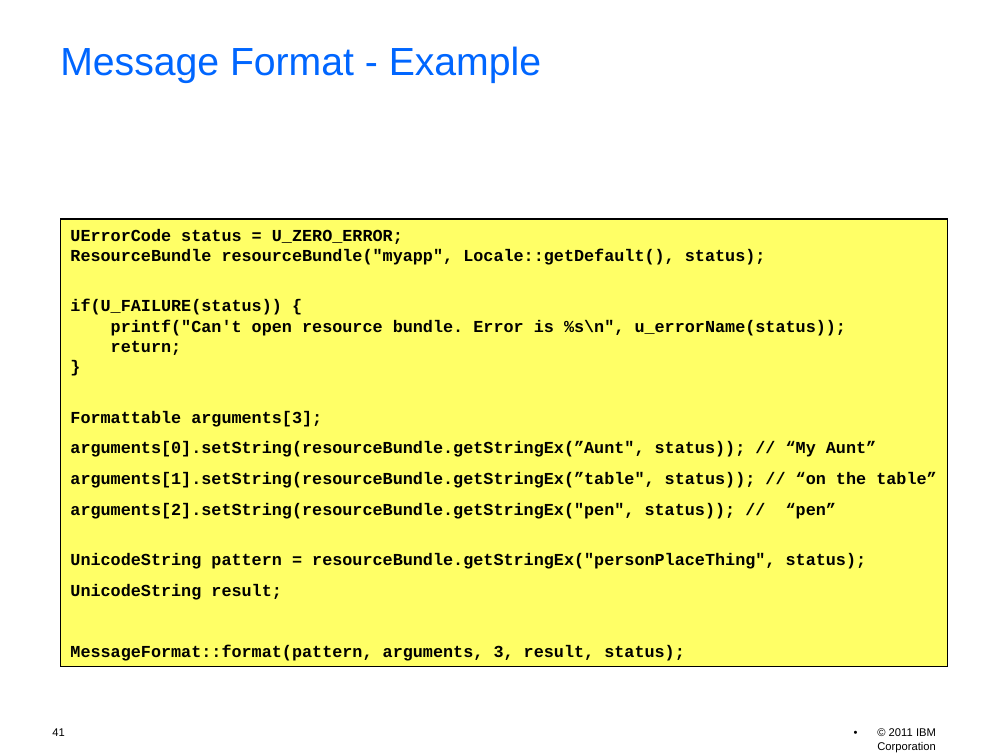
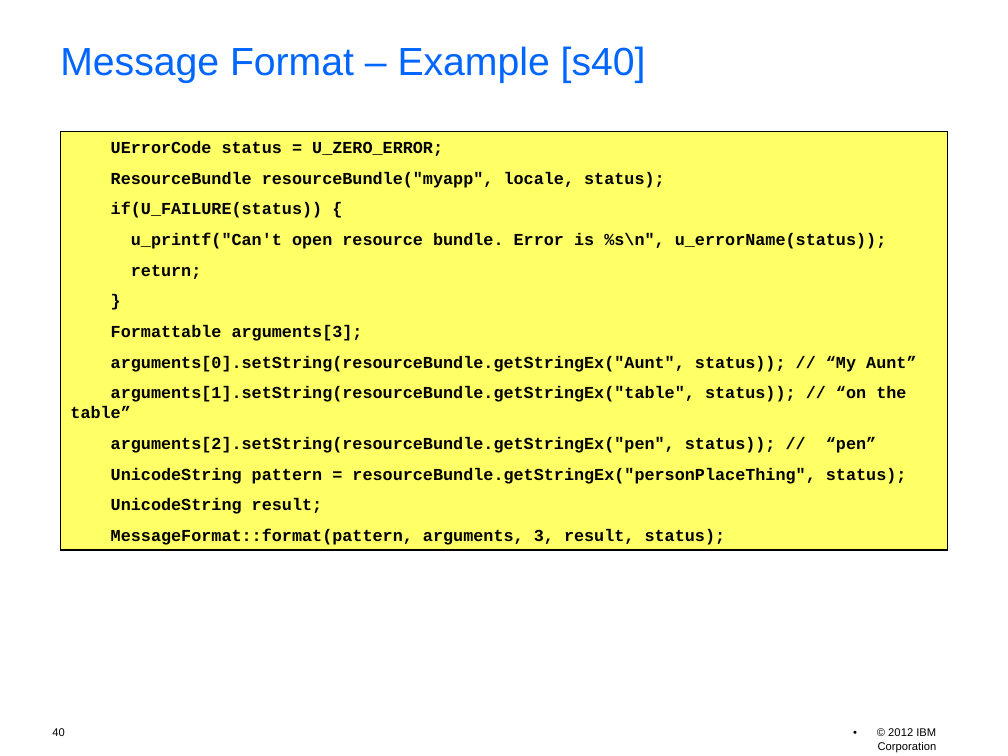
Before and after one commit to unicode-org/icu-docs, a slide deck: slide 40 of docs/pres/icu_workshop.odp (slide 41 before the commit). Drawn at 1008x756 pixels with LibreOffice and Linux fonts; fonts in the diff are those of the drawing; background and template pictures are left out. Boxes give left, top, right and bottom in pixels: in the first picture for what was removed or moved away, otherwise in the second. Text is boxed around its words. In the diff, an @@ line names an element or a change of style, - is before the commit and + after.

```diff
--- a/docs/pres/icu_workshop.odp
+++ b/docs/pres/icu_workshop.odp
@@ title at <box>60,46,646,83</box>: text changed @@
-Message Format - Example
+Message Format – Example [s40]
@@ rectangle "UErrorCode status = U_ZERO_ERROR;": place and size @@
-rectangle "UErrorCode status = U_ZERO_ERROR;" at <box>60,219,948,666</box>
+rectangle "UErrorCode status = U_ZERO_ERROR;" at <box>60,132,948,550</box>
@@ text in rectangle at <box>111,141,887,279</box>: text changed @@
-UErrorCode status = U_ZERO_ERROR;
-ResourceBundle resourceBundle("myapp", Locale::getDefault(), status);
-if(U_FAILURE(status)) {
-printf("Can't open resource bundle. Error is %s\n", u_errorName(status));
-return;
-}
+UErrorCode status = U_ZERO_ERROR;
+ResourceBundle resourceBundle("myapp", locale, status);
+if(U_FAILURE(status)) {
+u_printf("Can't open resource bundle. Error is %s\n", u_errorName(status));
+return;
+}
@@ text in rectangle at <box>70,355,916,418</box>: text changed @@
-arguments[0].setString(resourceBundle.getStringEx(”Aunt", status)); // “My Aunt”
-arguments[1].setString(resourceBundle.getStringEx(”table", status)); // “on the table”
+arguments[0].setString(resourceBundle.getStringEx("Aunt", status)); // “My Aunt”
+arguments[1].setString(resourceBundle.getStringEx("table", status)); // “on the table”
@@ page number at <box>52,728,64,736</box>: text changed @@
-41
+40
@@ text at <box>878,728,937,752</box>: text changed @@
-• © 2011 IBM Corporation
+• © 2012 IBM Corporation
```
Also in this commit, not shown: 55 other slides changed, 1 slide added, 2 slides removed, 1 other file.
